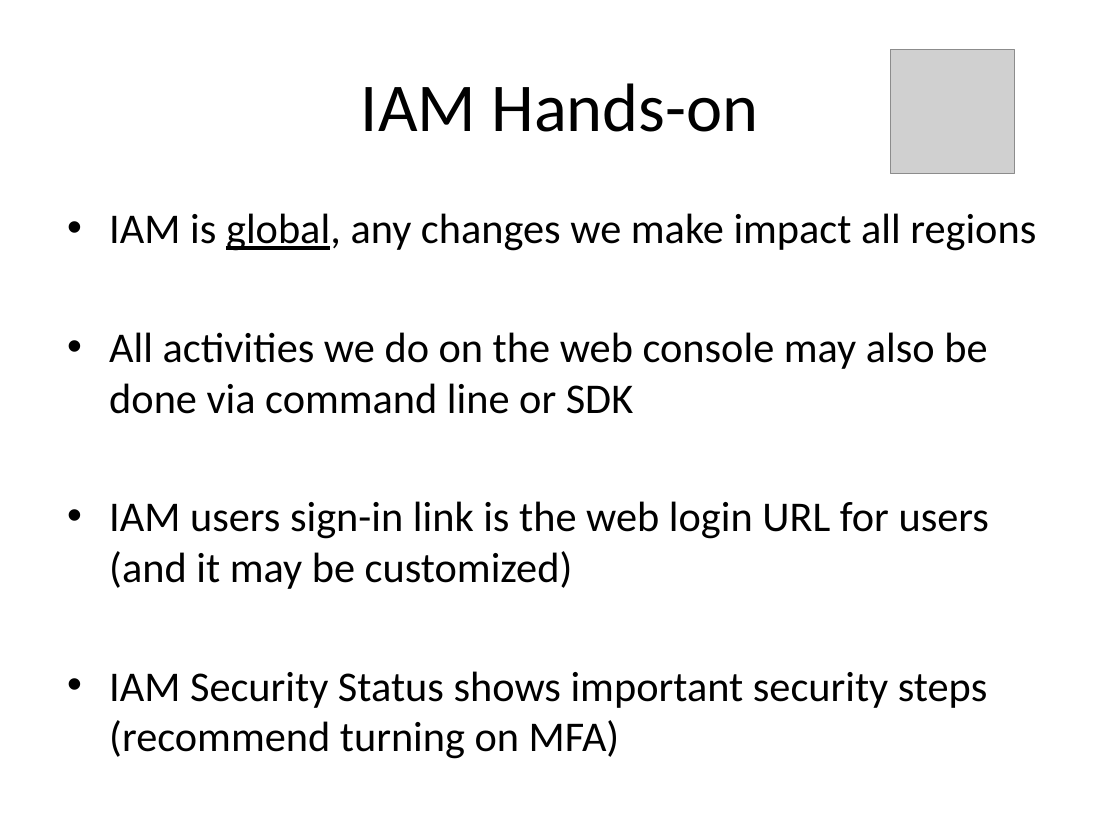
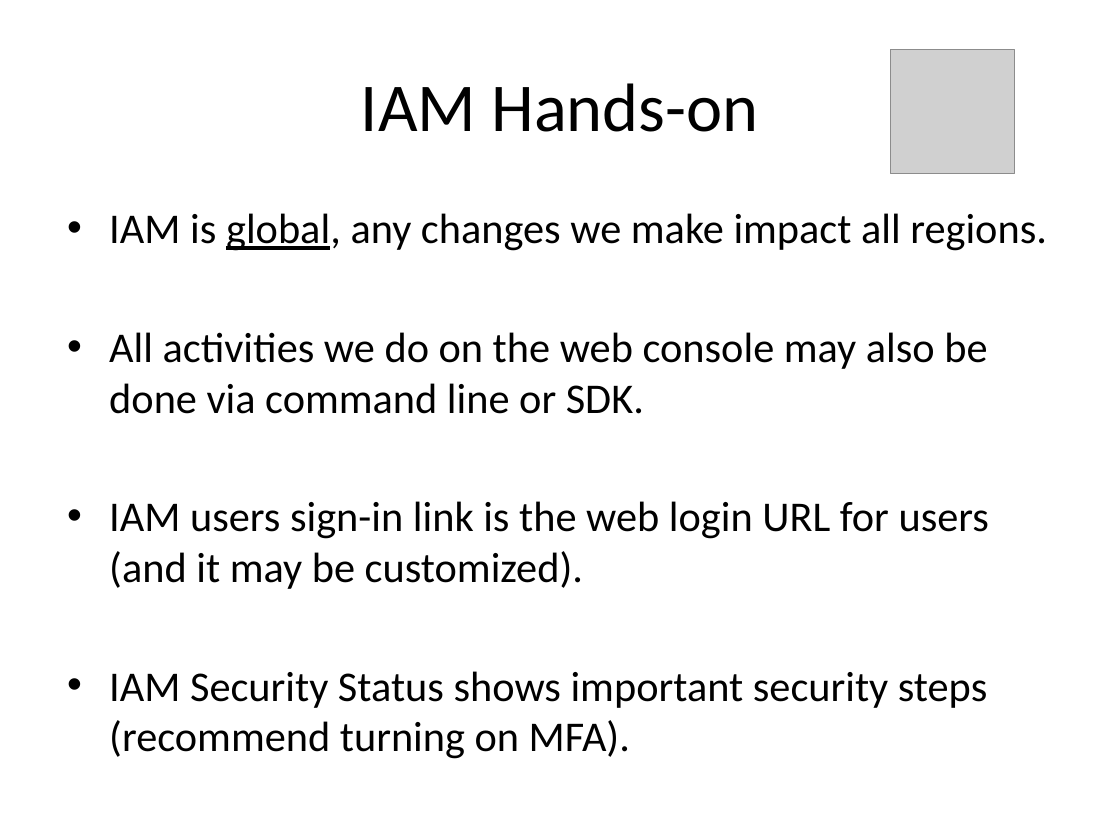
Before and after one commit to jasondbaker/infrastructure-class, a slide deck: slide 18 of lectures/infrastructure-week-4.pptx. Drawn at 1120x840 pixels with LibreOffice and Linux fonts; fonts in the diff are those of the drawing; grey boxes stand for pictures. Boxes give left, top, right and bottom in pixels: in the first picture for what was removed or moved away, otherwise in the second. Text is boxed around its words. In the diff, an @@ line names an element or a change of style, - is before the commit and + after.

```diff
--- a/lectures/infrastructure-week-4.pptx
+++ b/lectures/infrastructure-week-4.pptx
@@ text at (109, 213, 1047, 759): text changed @@
-• IAM is global, any changes we make impact all regions
-• All activities we do on the web console may also be done via command line or SDK
-• IAM users sign-in link is the web login URL for users (and it may be customized)
-• IAM Security Status shows important security steps (recommend turning on MFA)
+• IAM is global, any changes we make impact all regions.
+• All activities we do on the web console may also be done via command line or SDK.
+• IAM users sign-in link is the web login URL for users (and it may be customized).
+• IAM Security Status shows important security steps (recommend turning on MFA).
```
Also in this commit, not shown: 24 other slides changed.
